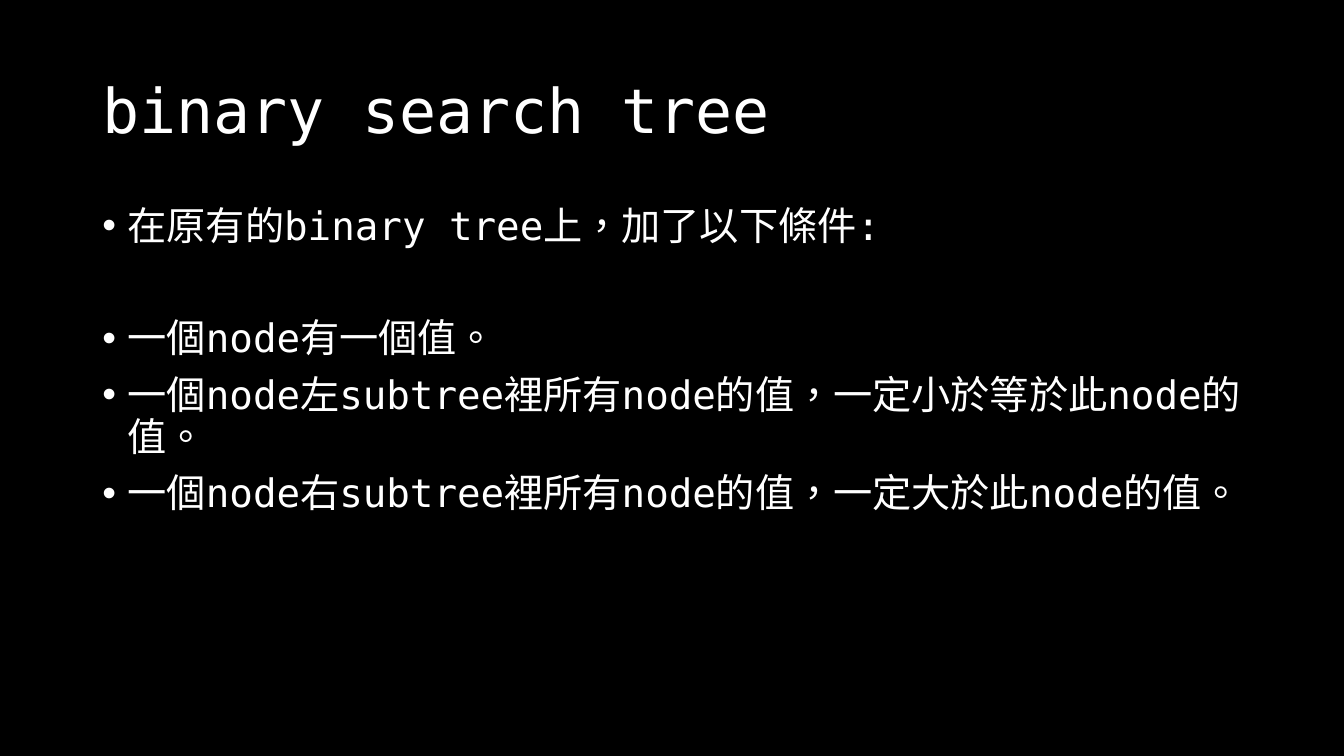
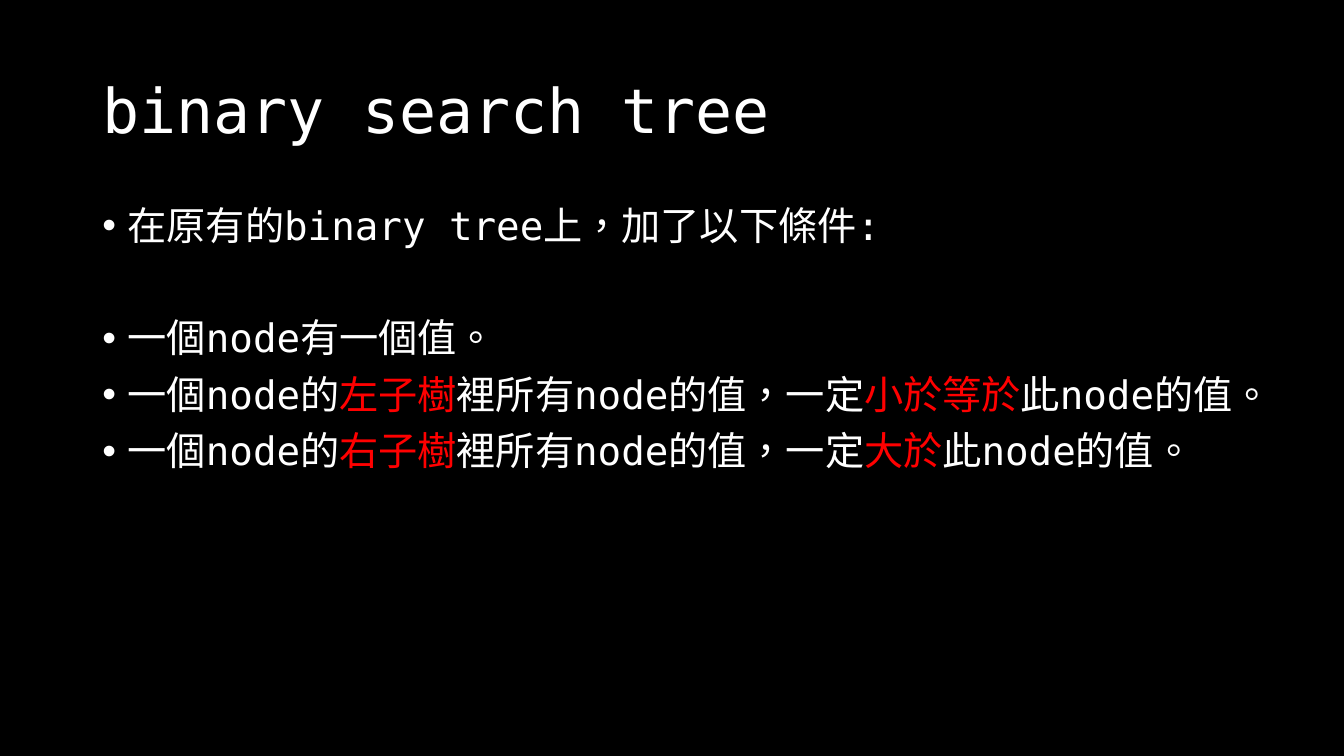
Before and after one commit to OEmiliatanO/those_c_prog_didnt_teach, a slide deck: slide 127 of Ch3/Ch3-data structure.pptx (slide 106 before the commit). Drawn at 1344x756 pixels with LibreOffice and Linux fonts; fonts in the diff are those of the drawing. Boxes give left, top, right and bottom in pixels: in the first picture for what was removed or moved away, otherwise in the second. Text is boxed around its words. In the diff, an @@ line names an element or a change of style, - is before the commit and + after.

```diff
--- a/Ch3/Ch3-data structure.pptx
+++ b/Ch3/Ch3-data structure.pptx
@@ text at (x1=128, y1=376, x2=1272, y2=469): text changed @@
-• 一個node左subtree裡所有node的值，一定小於等於此node的值。
-• 一個node右subtree裡所有node的值，一定大於此node的值。
+• 一個node的左子樹裡所有node的值，一定小於等於此node的值。
+• 一個node的右子樹裡所有node的值，一定大於此node的值。
```
Also in this commit, not shown: 34 other slides changed, 87 slides added, 2 slides removed, 3 other files.
